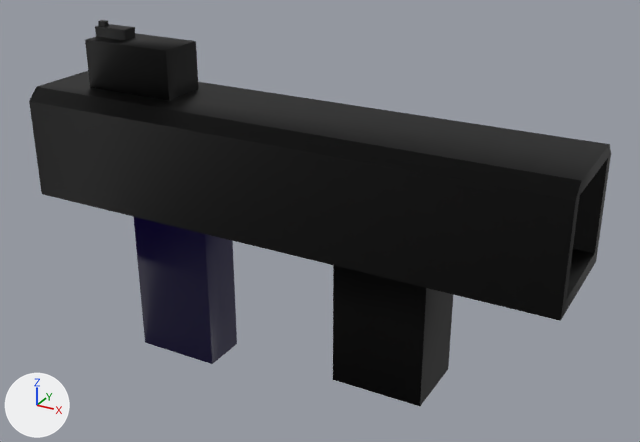
The Blender file Assets/Blender/Guns/Pistol.blend, before and after one commit.
Both versions are drawn from a 50 mm camera at (15.3, -26.2, 11.1) aimed at (0.8, 0.1, -2.0). The axes (+X, +Y, +Z) are drawn at lower left. The lights are the same throughout.

Objects in the first picture: 'Magazine', 'Outer Barrel', 'Sight'.
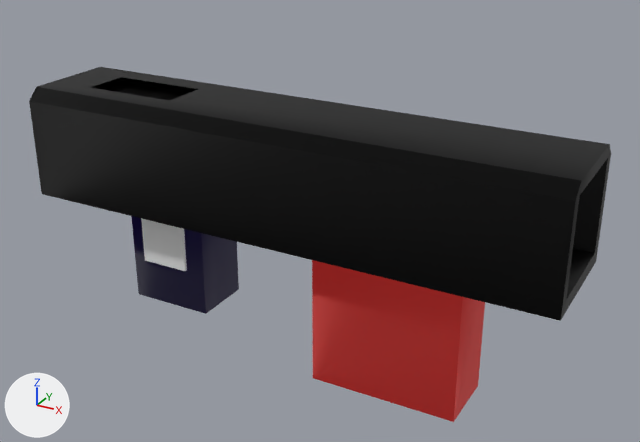
Where the change shows, as pixel boxes [x1, y1, x2, y2] in the pictures (640 x 442 px):
'Handle', added
    after: [312, 260, 485, 422]
'Magazine', reshaped
    before: [134, 217, 237, 364]
    after: [131, 216, 239, 314]
'Sight', hidden
    before: [85, 20, 199, 101]
part 1 of me_cube_001, cut back (black)
    before: [333, 265, 453, 406]
part 2 of me_cube_003, added
    after: [141, 218, 187, 271]
part 3 of me_cube_003, added (black)
    after: [131, 216, 239, 314]
part 4 of me_cube_003, deleted (blue)
    before: [134, 217, 237, 364]

Edits to the bpy script that builds the scene:
```text
Add mat_material:
    mat_material = principled_material('Material')
    mat_material.base_color = (0.8, 0.8, 0.8)  # white #e7e7e7
    mat_material.roughness = 0.4
Add mat_handle:
    mat_handle = bpy.data.materials.new('Handle')
    # nodes: BsdfPrincipled, OutputMaterial, TexCoord
    # colours: red #7f2f2c, white #f0eded, red #851c1a
Change me_cube_001:
    used by ob_outer_barrel; location = (0.0, 0.0, 0.0); scale = (2.87, 2.87, 2.87)
    remove me_cube_001.from_pydata(...)  # 390 vertices, 316 faces, 1 loose edge; spans x -3.64..3.64, y -0.91..0.67, z -2.58..0.74
    add me_cube_001.from_pydata(...)  # 336 vertices, 268 faces; spans x -3.64..3.64, y -0.91..0.67, z -0.89..0.74
    me_cube_001 part 1
    54 vertices are removed from x 0.81..2.02, y -0.6..0.35, z -2.58..-0.76
    51 faces are deleted
    1 loose edge is deleted
    3 new faces join them
Change me_cube_003:
    used by ob_magazine; location = (0.0, 0.0, 0.0); scale = (2.87, 2.87, 2.87)
    remove me_cube_003.from_pydata(...)  # 34 vertices, 27 faces; spans x -2.43..-1.21, y -0.44..0.19, z -3.06..-0.89
    add me_cube_003.from_pydata(...)  # 50 vertices, 12 faces; spans x -2.43..-1.21, y -0.55..0.3, z -3.06..-0.8
    me_cube_003 part 2: a new loose piece, a box spanning x -2.19..-1.49, y -0.55..0.14, z -1.6..-0.9, in mat_material (white #e7e7e7)
    me_cube_003 part 3: a new loose piece, a box spanning x -2.4..-1.22, y -0.51..0.3, z -2.2..-0.8, in mat_magazine
    me_cube_003 part 4
    27 faces are deleted
    add me_cube_003.materials.append(mat_material)  # white #e7e7e7
Add me_cube_022:
    me_cube_022.from_pydata(...)  # a box spanning x 0.49..2.45, y -0.56..0.31, z -2.68..-0.66
    me_cube_022.materials.append(mat_handle)
Change ob_sight:
    add ob_sight.hide_set(True)
Add ob_handle:
    ob_handle = bpy.data.objects.new('Handle', me_cube_022)
    ob_handle.location = (0.0, 0.0, 0.0)
    ob_handle.scale = (2.87, 2.87, 2.87)
```
